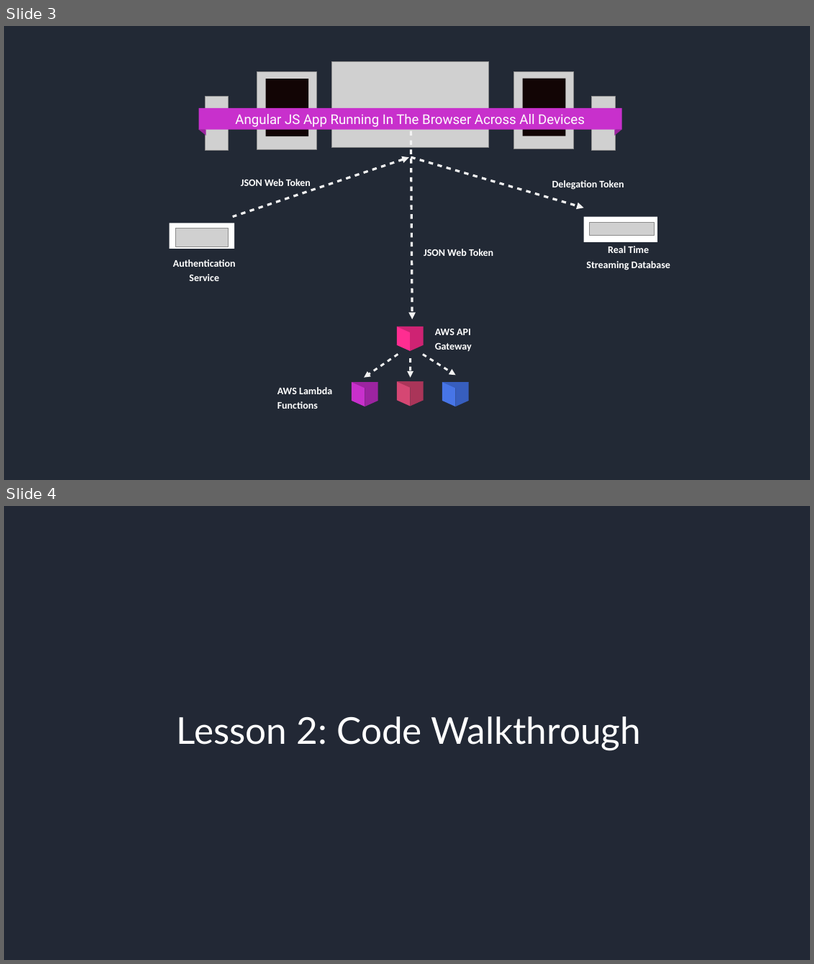
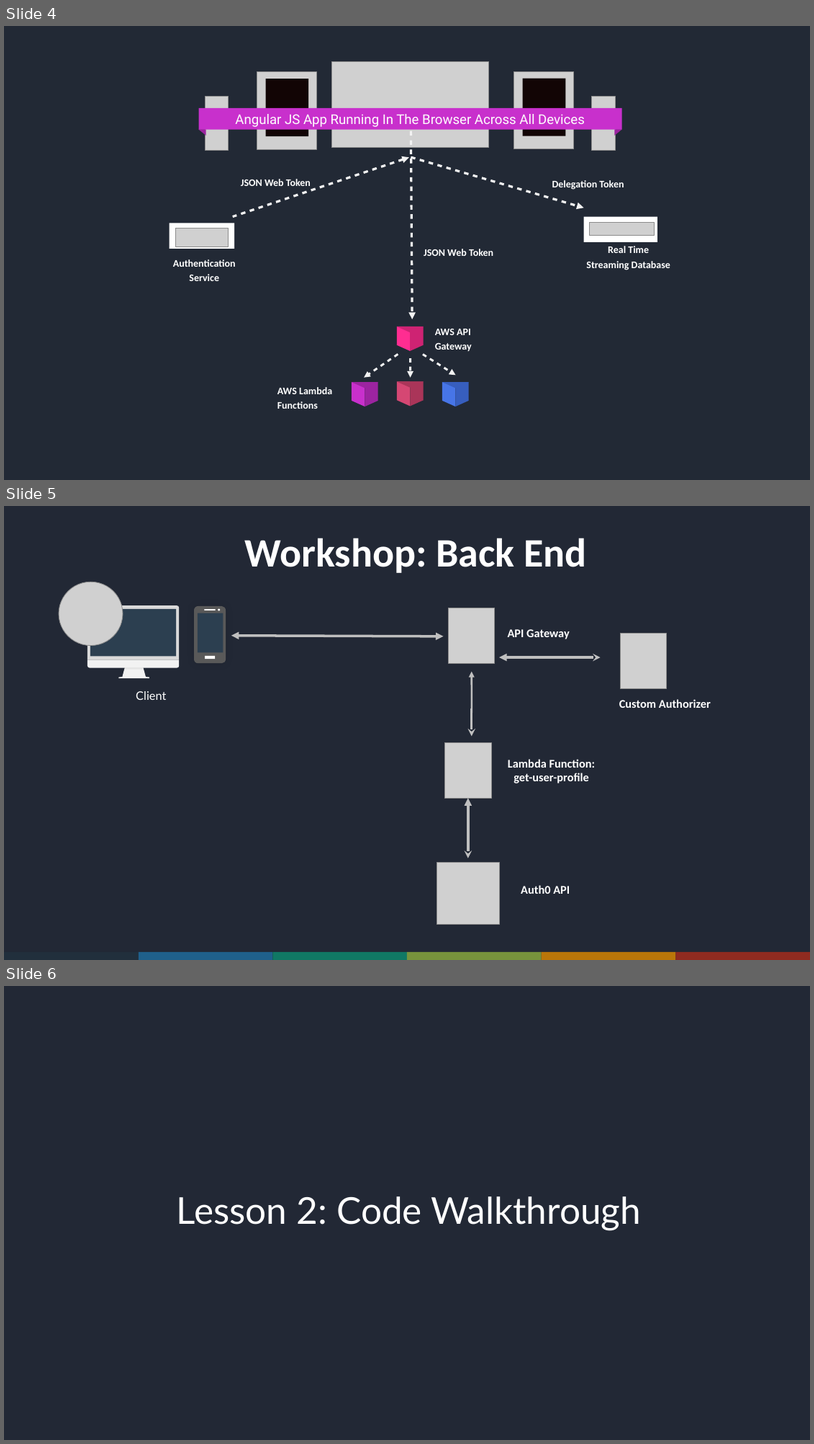
Before and after one commit to ACloudGuru/serverless-workshop, a slide deck: lesson-2/Slides.pptx. Shown one above the other, each under a label of ours: slides 3 and 4 before the commit, slides 4, 5 and 6 after it. The pictures are 814x964 and 814x1444 pixels, drawn with LibreOffice and Linux fonts; fonts in the diff are those of the drawing; grey boxes stand for pictures; background and template pictures are left out. Boxes give left, top, right and bottom in pixels: in the first picture for what was removed or moved away, otherwise in the second. Text is boxed around its words. In the diff, an @@ line names an element or a change of style, - is before the commit and + after.

```diff
--- a/lesson-2/Slides.pptx
+++ b/lesson-2/Slides.pptx
@@ slide 5 added at <box>4,506,810,960</box>, background #222835 @@
@@ text added at <box>245,538,586,573</box>, 48 pt, text #FFFFFF, bold @@
+Workshop: Back End
@@ picture added at <box>59,582,124,645</box> @@
@@ picture added at <box>449,608,495,663</box> @@
@@ text added at <box>508,629,570,639</box>, 14 pt, text #FFFFFF, bold @@
+API Gateway
@@ picture added at <box>620,633,667,688</box> @@
@@ group added at <box>194,606,226,663</box>: 2 freeform shapes, 2 rectangles, 1 ellipse @@
@@ double arrow added from (232, 636) to (444, 636), #BFBFBF 3 pt @@
@@ group added at <box>88,606,179,678</box>: 4 freeform shapes, 1 rectangle @@
@@ arrow added from (472, 713) to (472, 671), #BFBFBF 2.25 pt @@
@@ double arrow added from (499, 657) to (600, 657), #BFBFBF 3 pt @@
@@ text added at <box>136,691,166,700</box>, 14 pt, text #FFFFFF @@
+Client
@@ text added at <box>620,699,711,708</box>, 14 pt, text #FFFFFF, bold @@
+Custom Authorizer
@@ arrow added from (472, 708) to (472, 736), #BFBFBF 3 pt @@
@@ picture added at <box>445,743,491,798</box> @@
@@ text added at <box>508,759,596,783</box>, 14 pt, text #FFFFFF, bold @@
+Lambda Function:
+get-user-profile
@@ double arrow added from (468, 798) to (468, 858), #BFBFBF 3 pt @@
@@ picture added at <box>437,862,499,924</box> @@
@@ text added at <box>521,885,570,893</box>, 14 pt, text #FFFFFF, bold @@
+Auth0 API
@@ group added at <box>4,952,810,960</box>: 6 rectangles @@
@@ what was slide 3 is now slide 4 @@
@@ what was slide 4 is now slide 6 @@
```
Also in this commit, not shown: 1 other slide added.
